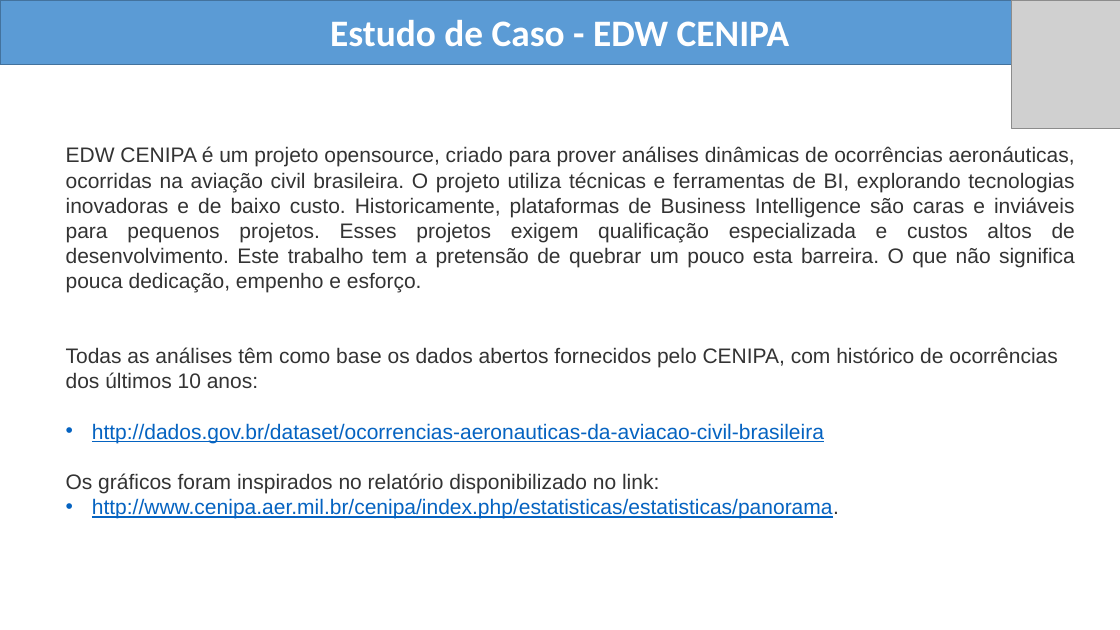
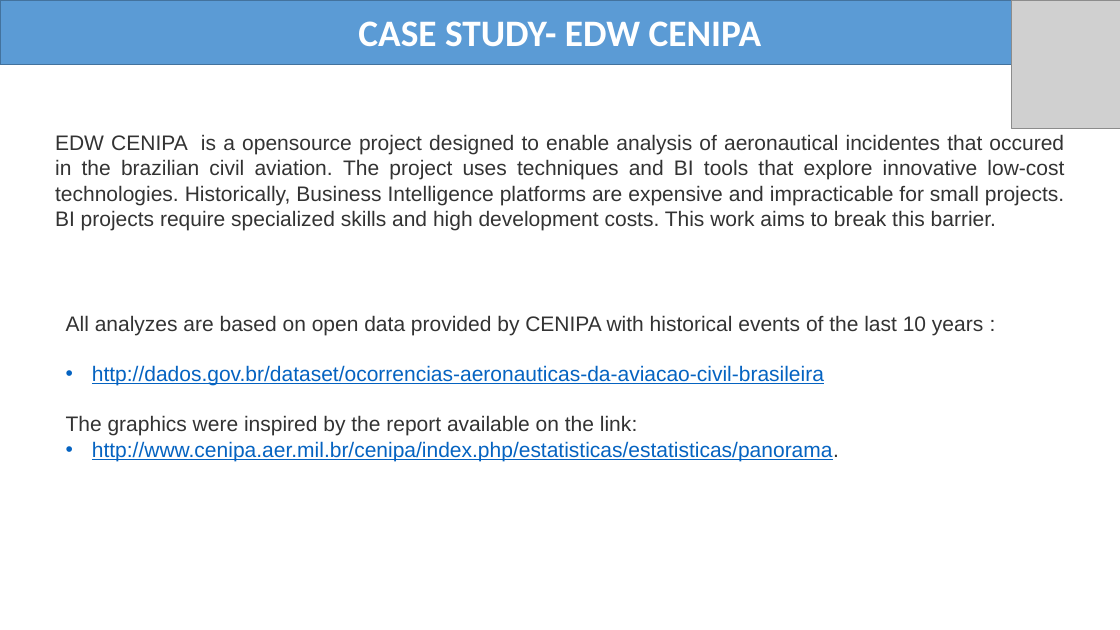
Before and after one commit to wmarinho/edw_cenipa, a slide deck: slide 6 of docs/projeto-docker-pentaho-cenipa.pptx. Drawn at 1120x630 pixels with LibreOffice and Linux fonts; fonts in the diff are those of the drawing; grey boxes stand for pictures. Boxes give left, top, right and bottom in pixels: in the first picture for what was removed or moved away, otherwise in the second. Text is boxed around its words. In the diff, an @@ line names an element or a change of style, - is before the commit and + after.

```diff
--- a/docs/projeto-docker-pentaho-cenipa.pptx
+++ b/docs/projeto-docker-pentaho-cenipa.pptx
@@ text at (358,21,761,46): text changed @@
-Estudo de Caso - EDW CENIPA
+CASE STUDY- EDW CENIPA
@@ text at (55,134,1064,230): text changed @@
-EDW CENIPA é um projeto opensource, criado para prover análises dinâmicas de ocorrências aeronáuticas, ocorridas na aviação civil brasileira. O projeto utiliza técnicas e ferramentas de BI, explorando tecnologias inovadoras e de baixo custo. Historicamente, plataformas de Business Intelligence são caras e inviáveis para pequenos projetos. Esses projetos exigem qualificação especializada e custos altos de desenvolvimento. Este trabalho tem a pretensão de quebrar um pouco esta barreira. O que não significa pouca dedicação, empenho e esforço.
+EDW CENIPA is a opensource project designed to enable analysis of aeronautical incidentes that occured in the brazilian civil aviation. The project uses techniques and BI tools that explore innovative low-cost technologies. Historically, Business Intelligence platforms are expensive and impracticable for small projects. BI projects require specialized skills and high development costs. This work aims to break this barrier.
@@ text "All analyzes are based on ...": place and size @@
-text "All analyzes are based on ..." at (66,347,1058,519)
+text "All analyzes are based on ..." at (66,315,983,461)
@@ text at (66,315,983,335): text changed @@
-Todas as análises têm como base os dados abertos fornecidos pelo CENIPA, com histórico de ocorrências dos últimos 10 anos:
+All analyzes are based on open data provided by CENIPA with historical events of the last 10 years :
@@ text at (66,415,638,436): text changed @@
-Os gráficos foram inspirados no relatório disponibilizado no link:
+The graphics were inspired by the report available on the link:
```
Also in this commit, not shown: 13 other slides changed, 3 other files.
